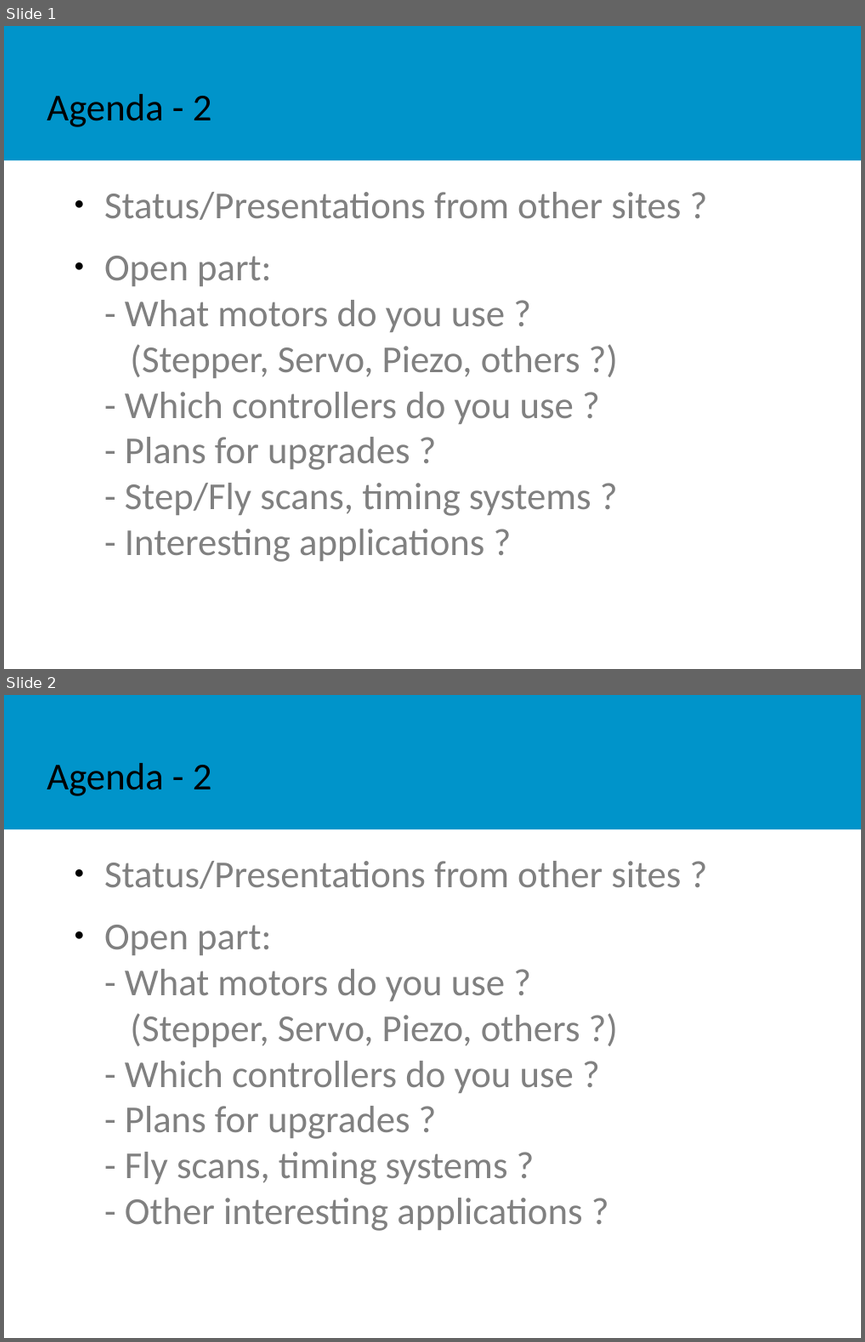
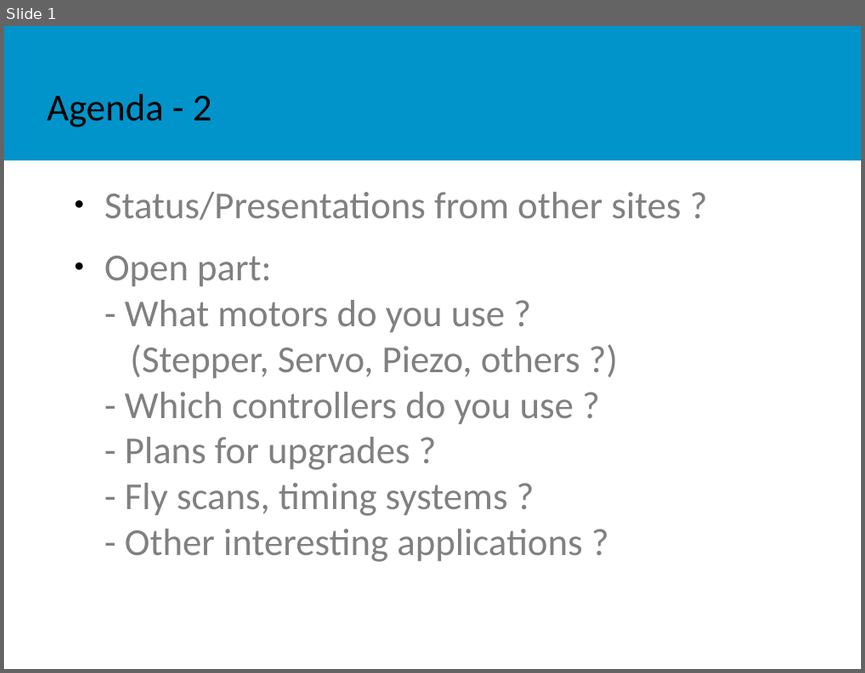
Before and after one commit to EPICS-motor-wg/epics-mwg-discussions, a slide deck: documents/2025-04-10-ISIS_Neutron_and_Muon_Source/9-MotionWS-openpart.odp. Shown one above the other, each under a label of ours: slides 1 and 2 before the commit, slide 1 after it. The pictures are 865x1342 and 865x673 pixels, drawn with LibreOffice and Linux fonts; fonts in the diff are those of the drawing; background and template pictures are left out. Boxes give left, top, right and bottom in pixels: in the first picture for what was removed or moved away, otherwise in the second. Text is boxed around its words. In the diff, an @@ line names an element or a change of style, - is before the commit and + after.

```diff
--- a/documents/2025-04-10-ISIS_Neutron_and_Muon_Source/9-MotionWS-openpart.odp
+++ b/documents/2025-04-10-ISIS_Neutron_and_Muon_Source/9-MotionWS-openpart.odp
@@ slide 1 removed at (x1=4, y1=26, x2=861, y2=669), background #FFFFFF; not listed: 1 template element that a slide beside it also shows @@
@@ title removed at (x1=46, y1=94, x2=212, y2=127) @@
-Agenda - 2
@@ text removed at (x1=104, y1=192, x2=681, y2=562) @@
-● Status/Presentations from other sites ?
-● Open part:
-  - What motors do you use ?
-  (Stepper, Servo, Piezo, others ?)
-  - Which controllers do you use ?
-  - Plans for upgrades ?
-  - Step/Fly scans, timing systems ?
-  - Interesting applications ?
@@ what was slide 2 is now slide 1 @@
```
Also in this commit, not shown: 4 other files.
